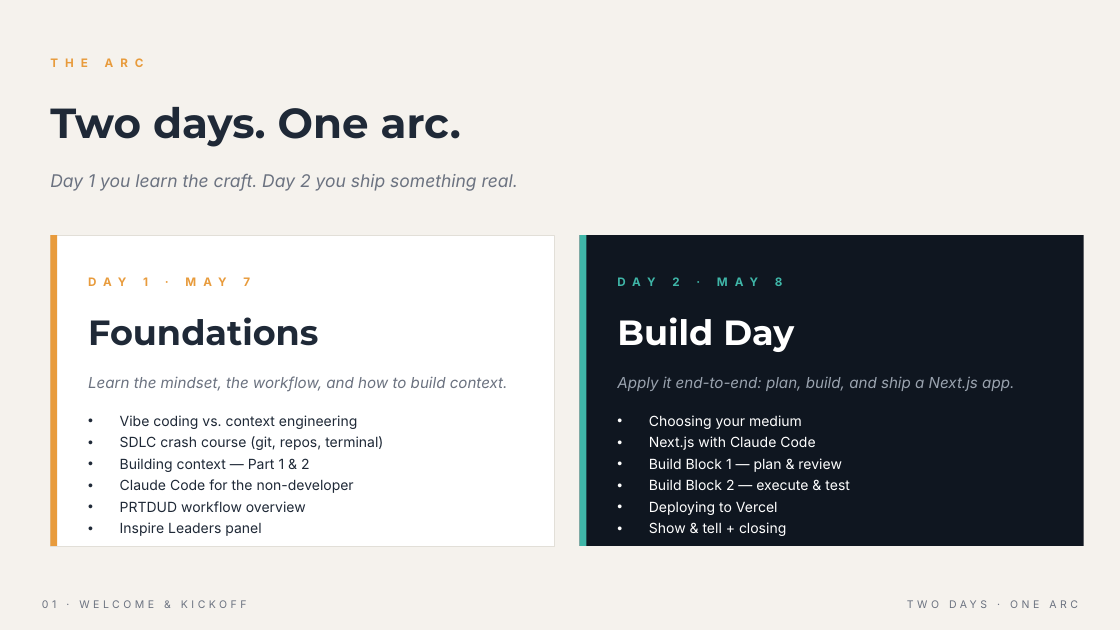
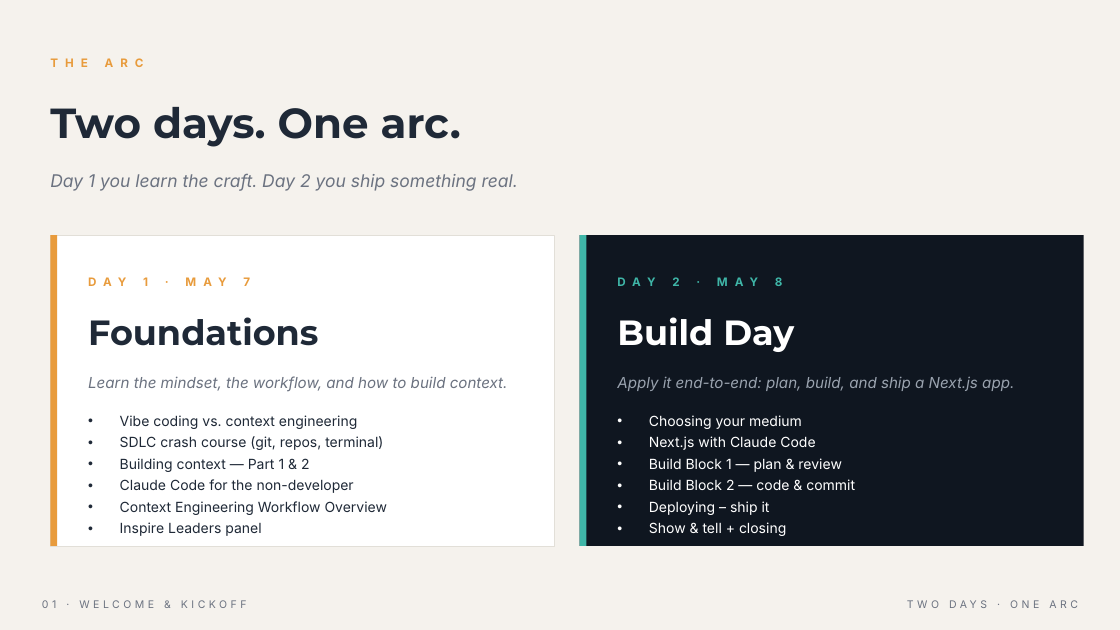
Before and after one commit to chriskehayias/ContextEngineering, a slide deck: slide 6 of schedule/01-welcome-kickoff/01-welcome-kickoff.pptx. Drawn at 1120x630 pixels with LibreOffice and Linux fonts; fonts in the diff are those of the drawing. Boxes give left, top, right and bottom in pixels: in the first picture for what was removed or moved away, otherwise in the second. Text is boxed around its words. In the diff, an @@ line names an element or a change of style, - is before the commit and + after.

```diff
--- a/schedule/01-welcome-kickoff/01-welcome-kickoff.pptx
+++ b/schedule/01-welcome-kickoff/01-welcome-kickoff.pptx
@@ text at [649,479,855,515]: text changed @@
-• Build Block 2 — execute & test
-• Deploying to Vercel
+• Build Block 2 — code & commit
+• Deploying – ship it
@@ text at [120,501,387,515]: text changed @@
-• PRTDUD workflow overview
+• Context Engineering Workflow Overview
```
Also in this commit, not shown: 2 other slides changed, 1 slide removed, 1 other file.
